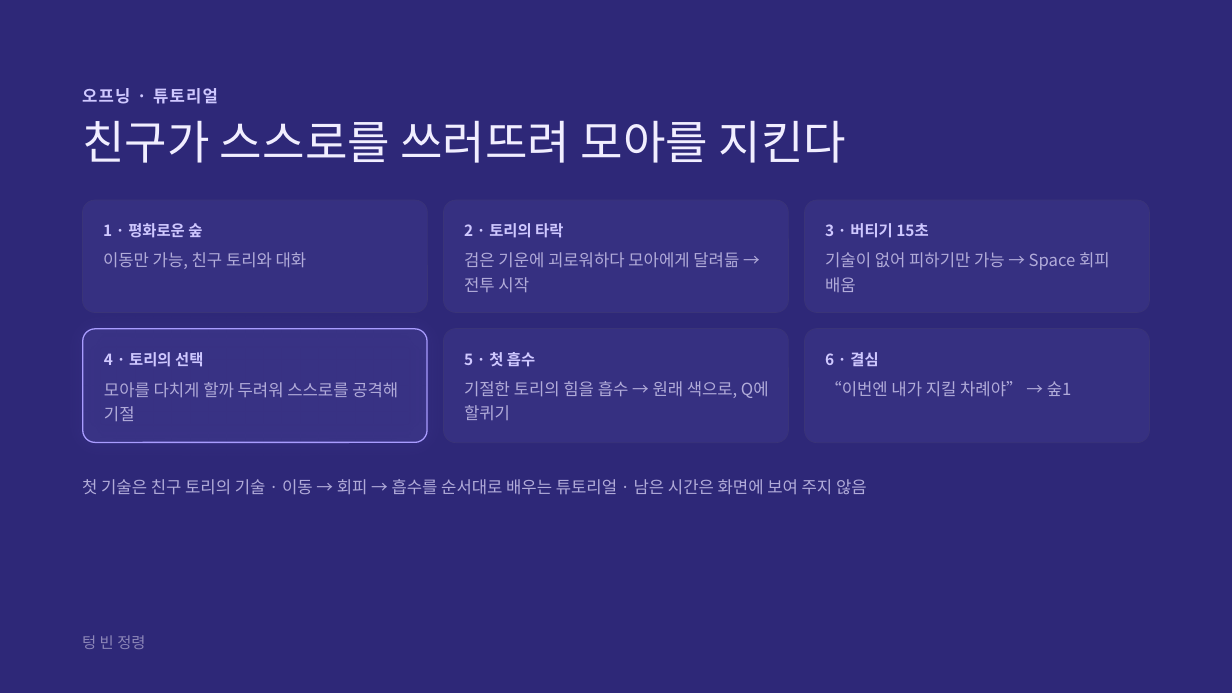
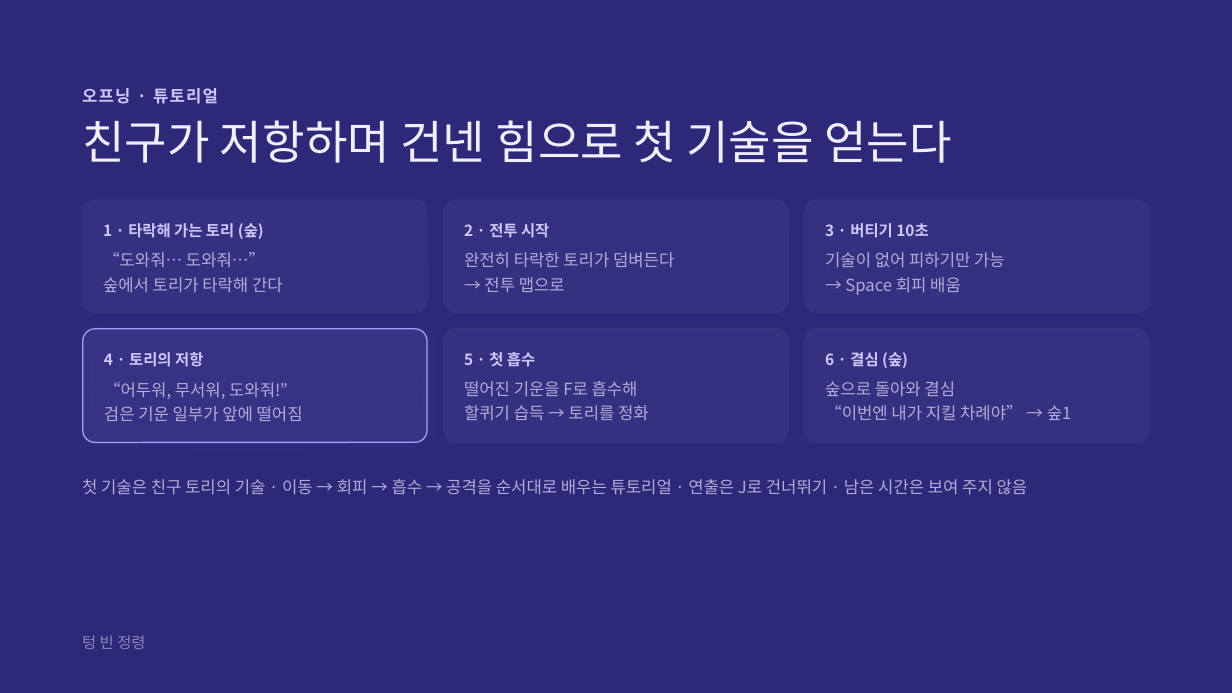
Before and after one commit to zkssk0812/202018012_2DGP_PROJECT, a slide deck: slide 6 of docs/텅 빈 정령 — 기획서.pptx. Drawn at 1232x693 pixels with LibreOffice and Linux fonts; fonts in the diff are those of the drawing; background and template pictures are left out. Boxes give left, top, right and bottom in pixels: in the first picture for what was removed or moved away, otherwise in the second. Text is boxed around its words. In the diff, an @@ line names an element or a change of style, - is before the commit and + after.

```diff
--- a/docs/텅 빈 정령 — 기획서.pptx
+++ b/docs/텅 빈 정령 — 기획서.pptx
@@ title at [82, 120, 952, 163]: text changed @@
-친구가 스스로를 쓰러뜨려 모아를 지킨다
+친구가 저항하며 건넨 힘으로 첫 기술을 얻는다
@@ text at [103, 223, 264, 239]: text changed @@
-1 · 평화로운 숲
+1 · 타락해 가는 토리 (숲)
@@ text at [464, 223, 549, 238]: text changed @@
-2 · 토리의 타락
+2 · 전투 시작
@@ text at [825, 223, 928, 238]: text changed @@
-3 · 버티기 15초
+3 · 버티기 10초
@@ text at [103, 252, 283, 292]: text changed @@
-이동만 가능, 친구 토리와 대화
+“도와줘… 도와줘…”
+숲에서 토리가 타락해 간다
@@ text at [464, 252, 674, 292]: text changed @@
-검은 기운에 괴로워하다 모아에게 달려듦 → 전투 시작
+완전히 타락한 토리가 덤벼든다
+→ 전투 맵으로
@@ text at [825, 252, 1005, 295]: text changed @@
-기술이 없어 피하기만 가능 → Space 회피 배움
+기술이 없어 피하기만 가능
+→ Space 회피 배움
@@ text at [104, 352, 203, 367]: text changed @@
-4 · 토리의 선택
+4 · 토리의 저항
@@ text at [825, 352, 908, 368]: text changed @@
-6 · 결심
+6 · 결심 (숲)
@@ text at [104, 382, 303, 421]: text changed @@
-모아를 다치게 할까 두려워 스스로를 공격해 기절
+“어두워, 무서워, 도와줘!”
+검은 기운 일부가 앞에 떨어짐
@@ text at [464, 381, 649, 420]: text changed @@
-기절한 토리의 힘을 흡수 → 원래 색으로, Q에 할퀴기
+떨어진 기운을 F로 흡수해
+할퀴기 습득 → 토리를 정화
@@ text at [825, 381, 955, 396]: paragraph added @@
+숲으로 돌아와 결심
@@ text at [82, 479, 1028, 494]: text changed @@
-첫 기술은 친구 토리의 기술 · 이동 → 회피 → 흡수를 순서대로 배우는 튜토리얼 · 남은 시간은 화면에 보여 주지 않음
+첫 기술은 친구 토리의 기술 · 이동 → 회피 → 흡수 → 공격을 순서대로 배우는 튜토리얼 · 연출은 J로 건너뛰기 · 남은 시간은 보여 주지 않음
```
Also in this commit, not shown: 4 other slides changed, 5 other files.
